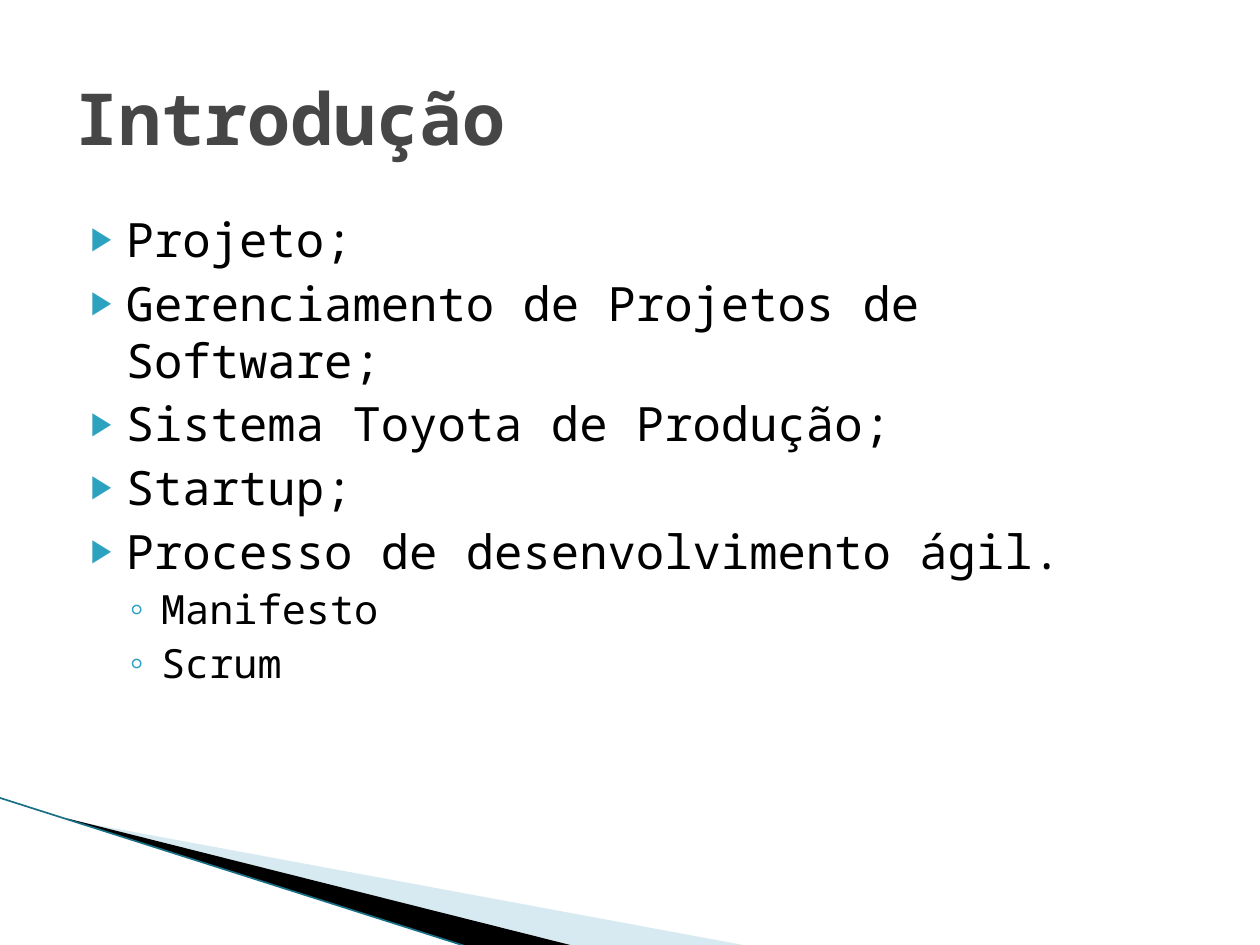
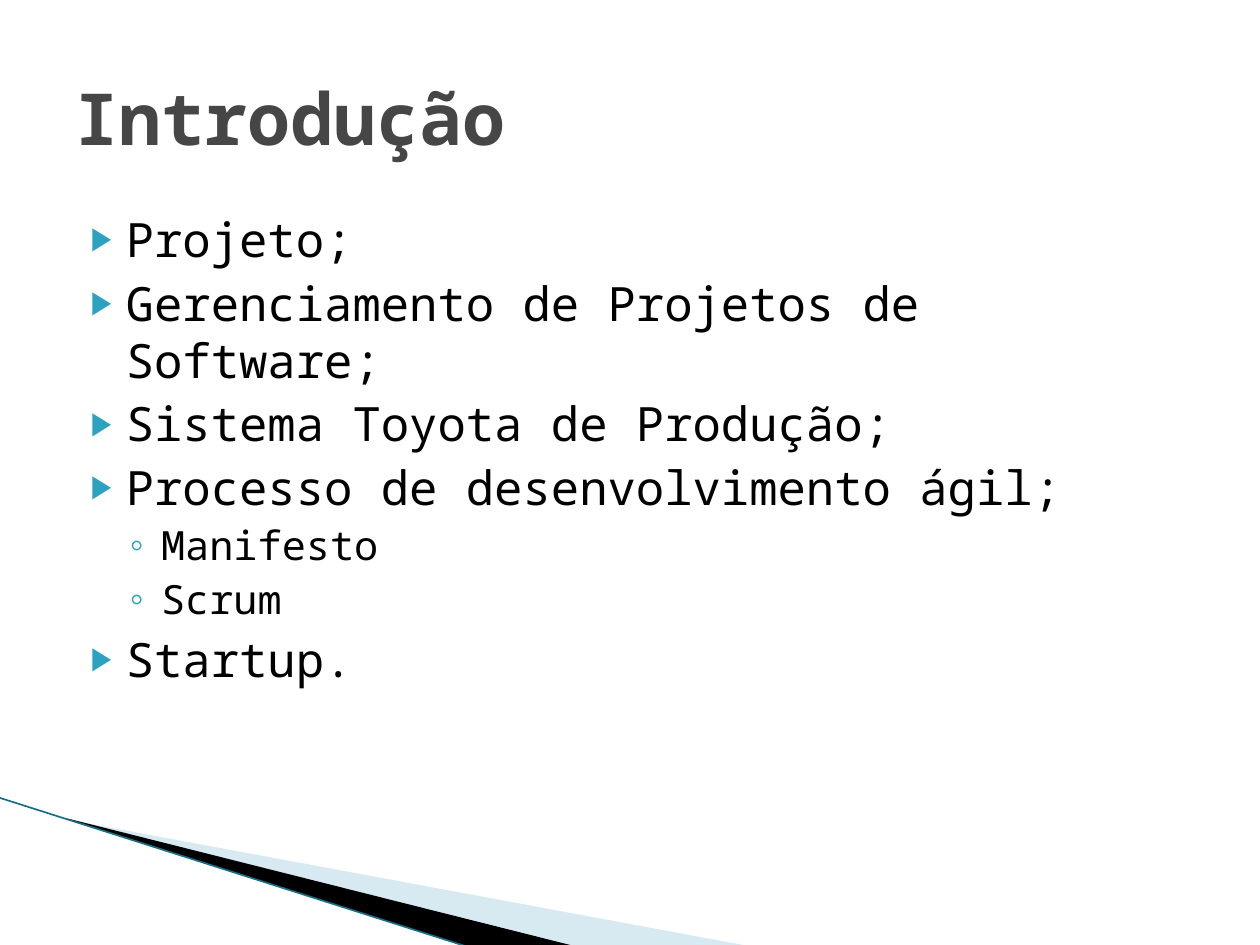
Before and after one commit to Elton-Garbin/TCC-2016, a slide deck: slide 2 of StartIdea/StartIdea.Docs/Apresentacao.pptx. Drawn at 1260x945 pixels with LibreOffice and Linux fonts; fonts in the diff are those of the drawing; background and template pictures are left out. Boxes give left, top, right and bottom in pixels: in the first picture for what was removed or moved away, otherwise in the second. Text is boxed around its words. In the diff, an @@ line names an element or a change of style, - is before the commit and + after.

```diff
--- a/StartIdea/StartIdea.Docs/Apresentacao.pptx
+++ b/StartIdea/StartIdea.Docs/Apresentacao.pptx
@@ text at <box>126,468,1061,517</box>: text changed @@
-▶ Startup;
-▶ Processo de desenvolvimento ágil.
+▶ Processo de desenvolvimento ágil;
@@ text at <box>126,642,353,689</box>: paragraph added @@
+▶ Startup.
```
Also in this commit, not shown: 1 other slide changed.
